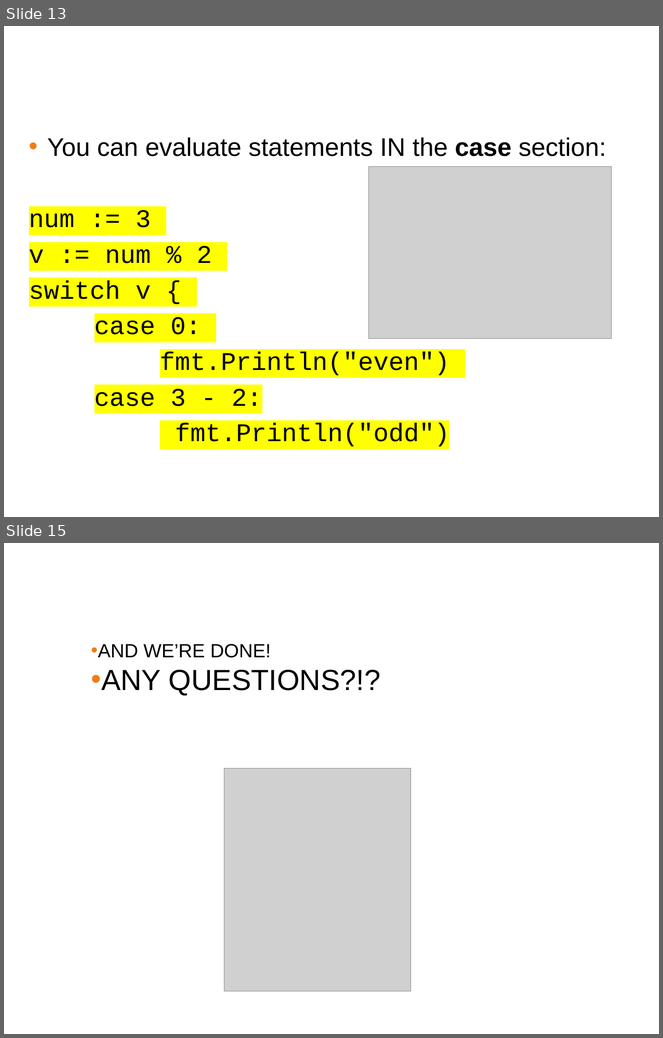
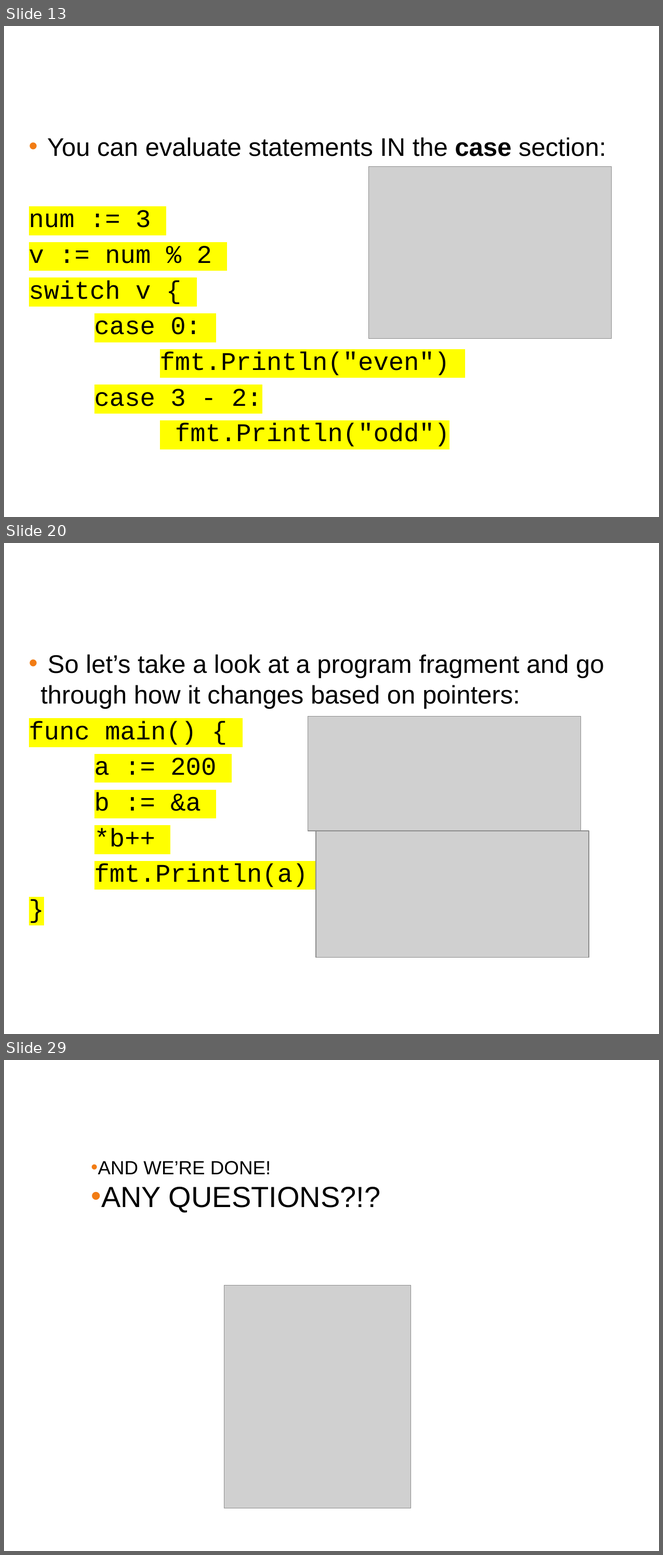
Before and after one commit to ferninphilly/golang_vmware, a slide deck: Module_Three/presentations/module_3_presentation.pptx. Shown one above the other, each under a label of ours: slides 13 and 15 before the commit, slides 13, 20 and 29 after it; the slides between them are not shown. The pictures are 663x1038 and 663x1555 pixels, drawn with LibreOffice and Linux fonts; fonts in the diff are those of the drawing; grey boxes stand for pictures; background and template pictures are left out. Boxes give left, top, right and bottom in pixels: in the first picture for what was removed or moved away, otherwise in the second. Text is boxed around its words. In the diff, an @@ line names an element or a change of style, - is before the commit and + after.

```diff
--- a/Module_Three/presentations/module_3_presentation.pptx
+++ b/Module_Three/presentations/module_3_presentation.pptx
@@ slide 20 added at [4, 543, 659, 1034], background #FFFFFF @@
@@ title added at [9, 554, 653, 602], 38 pt, text #FFFFFF @@
+Pointers and receivers continued
@@ text added at [29, 654, 604, 888], 28 pt, text #000000 @@
+• So let’s take a look at a program fragment and go through how it changes based on pointers:
+func main() {
+a := 200
+b := &a
+*b++
+fmt.Println(a)
+}
@@ picture added at [308, 717, 581, 831] @@
@@ picture added at [316, 831, 589, 958] @@
@@ what was slide 15 is now slide 29 @@
```
Also in this commit, not shown: 1 slide changed, 14 other slides added, 1 slide removed, 1 other file.
